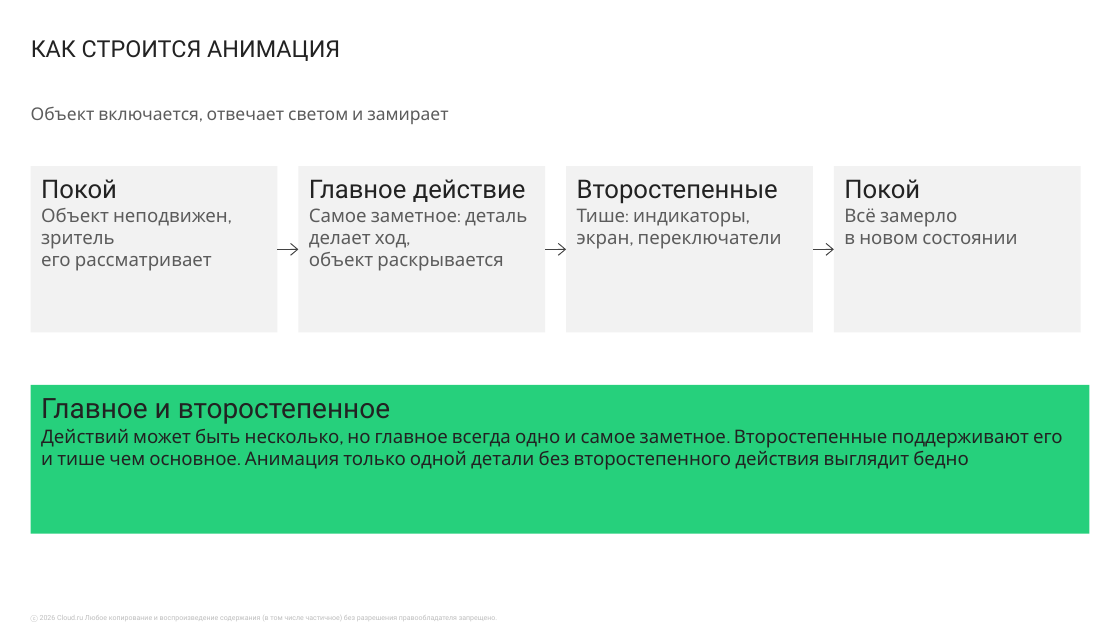
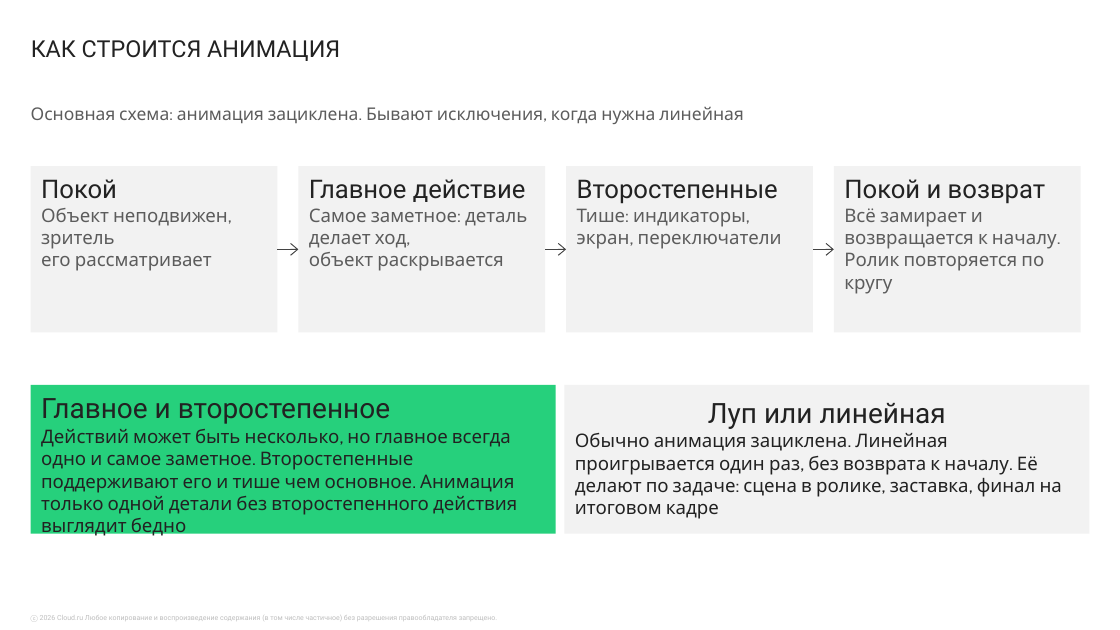
Before and after one commit to m4ks4/Principles-of-animating-corporate-imagery, a slide deck: slide 3 of Анимация корпоративных изображений.pptx. Drawn at 1120x630 pixels with LibreOffice and Linux fonts; fonts in the diff are those of the drawing; background and template pictures are left out. Boxes give left, top, right and bottom in pixels: in the first picture for what was removed or moved away, otherwise in the second. Text is boxed around its words. In the diff, an @@ line names an element or a change of style, - is before the commit and + after.

```diff
--- a/Анимация корпоративных изображений.pptx
+++ b/Анимация корпоративных изображений.pptx
@@ text at [31, 107, 743, 124]: text changed @@
-Объект включается, отвечает светом и замирает
+Основная схема: анимация зациклена. Бывают исключения, когда нужна линейная
@@ text in rectangle at [844, 179, 1057, 294]: text changed @@
-Покой
-Всё замерло в новом состоянии
+Покой и возврат
+Всё замирает и возвращается к началу. Ролик повторяется по кругу
@@ rectangle "Главное и второстепенное": place and size @@
-rectangle "Главное и второстепенное" at [30, 385, 1089, 534]
+rectangle "Главное и второстепенное" at [30, 385, 555, 534]
@@ rectangle added at [565, 385, 1090, 534], fill #F2F2F2, 16 pt, text #222222 @@
+Луп или линейная
+Обычно анимация зациклена. Линейная проигрывается один раз, без возврата к началу. Её делают по задаче: сцена в ролике, заставка, финал на итоговом кадре
```
Also in this commit, not shown: 1 other slide changed, 1 slide removed, 8 other files.
